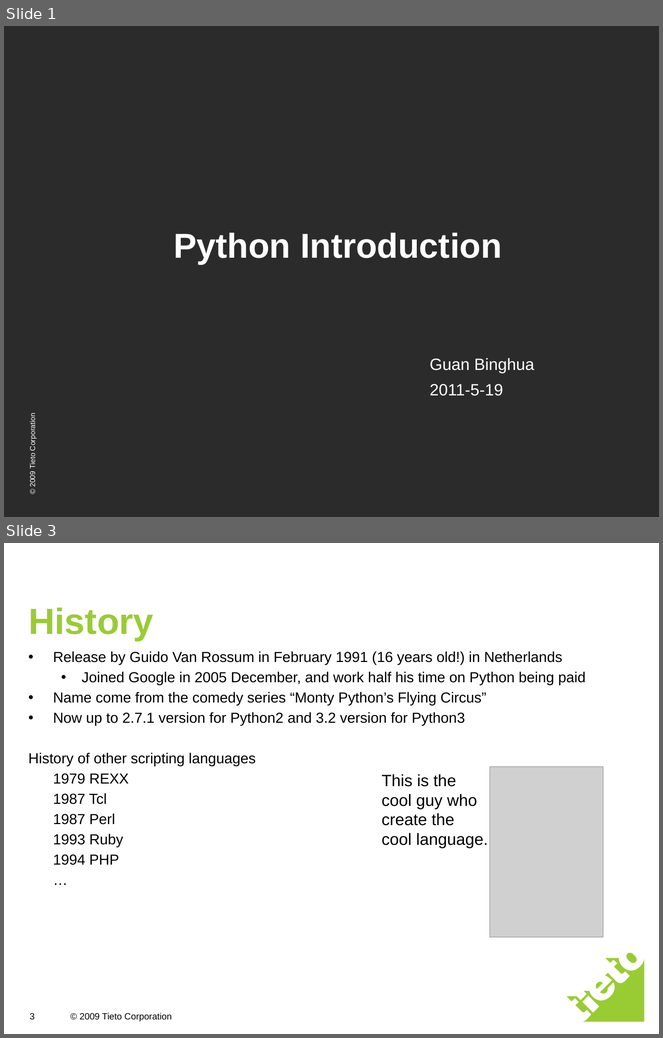
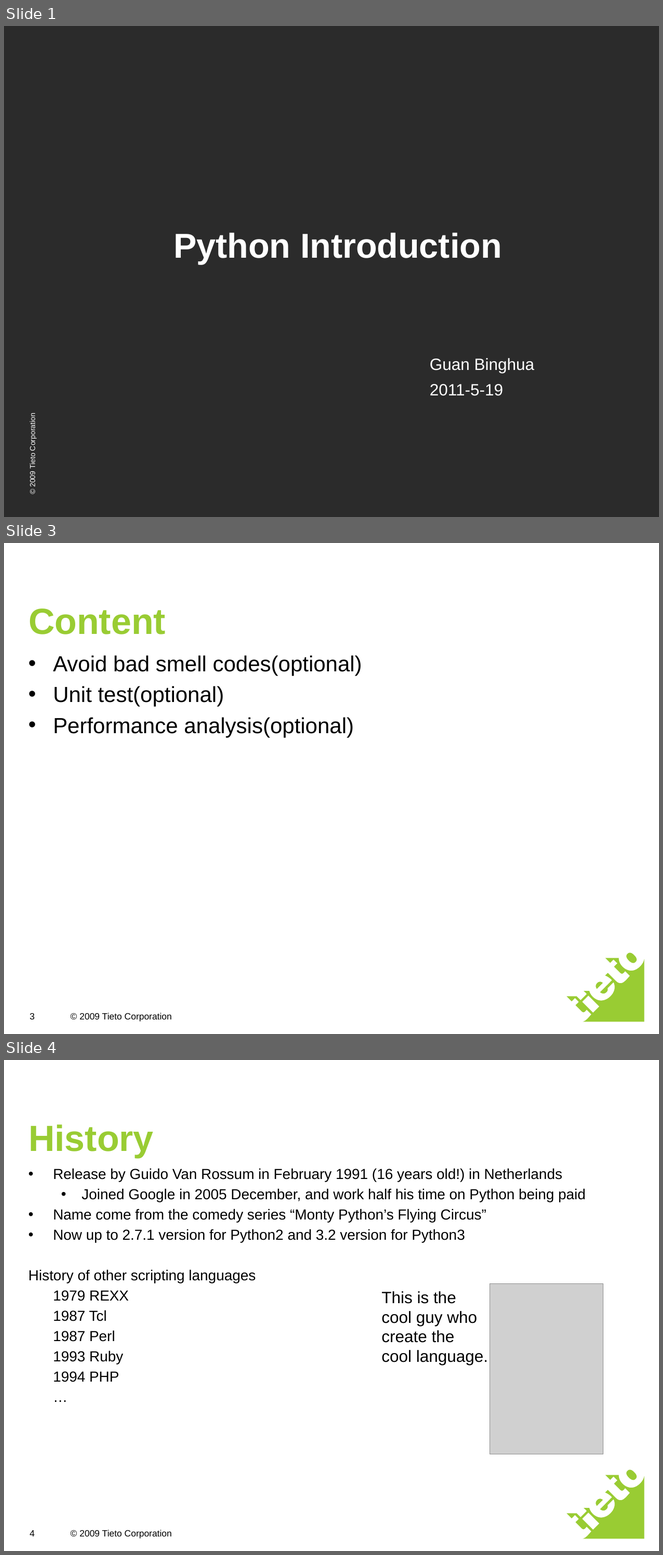
Before and after one commit to freebendy/python, a slide deck: python introduction.ppt. Shown one above the other, each under a label of ours: slides 1 and 3 before the commit, slides 1, 3 and 4 after it; the slides between them are not shown. The pictures are 663x1038 and 663x1555 pixels, drawn with LibreOffice and Linux fonts; fonts in the diff are those of the drawing; grey boxes stand for pictures; background and template pictures are left out; a plain dark background stands for a picture behind light text. Boxes give left, top, right and bottom in pixels: in the first picture for what was removed or moved away, otherwise in the second. Text is boxed around its words. In the diff, an @@ line names an element or a change of style, - is before the commit and + after.

```diff
--- a/python introduction.ppt
+++ b/python introduction.ppt
@@ slide 3 added at [4,543,659,1034], background #FFFFFF; not listed: 2 template elements that a slide beside it also shows @@
@@ title added at [28,609,166,635], 40 pt, text #99CC33, bold @@
+Content
@@ text added at [53,655,362,737], 24 pt, text #000000 @@
+• Avoid bad smell codes(optional)
+• Unit test(optional)
+• Performance analysis(optional)
@@ page number added at [29,1014,35,1020], 10 pt, text #000000 @@
+3
@@ what was slide 3 is now slide 4 @@
@@ page number at [29,1531,35,1537]: text changed @@
-3
+4
```
Also in this commit, not shown: 1 slide changed, 4 other slides added, 1 slide removed, 10 other files.
